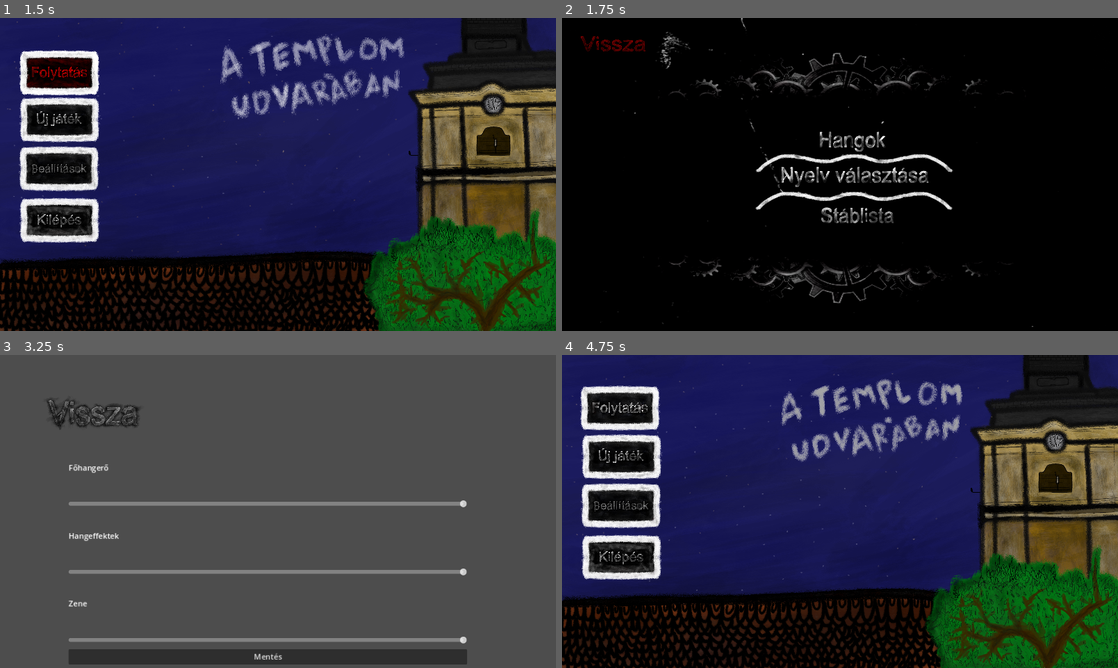
Above: before the commit, frames 1-4 (two rows, left to right).
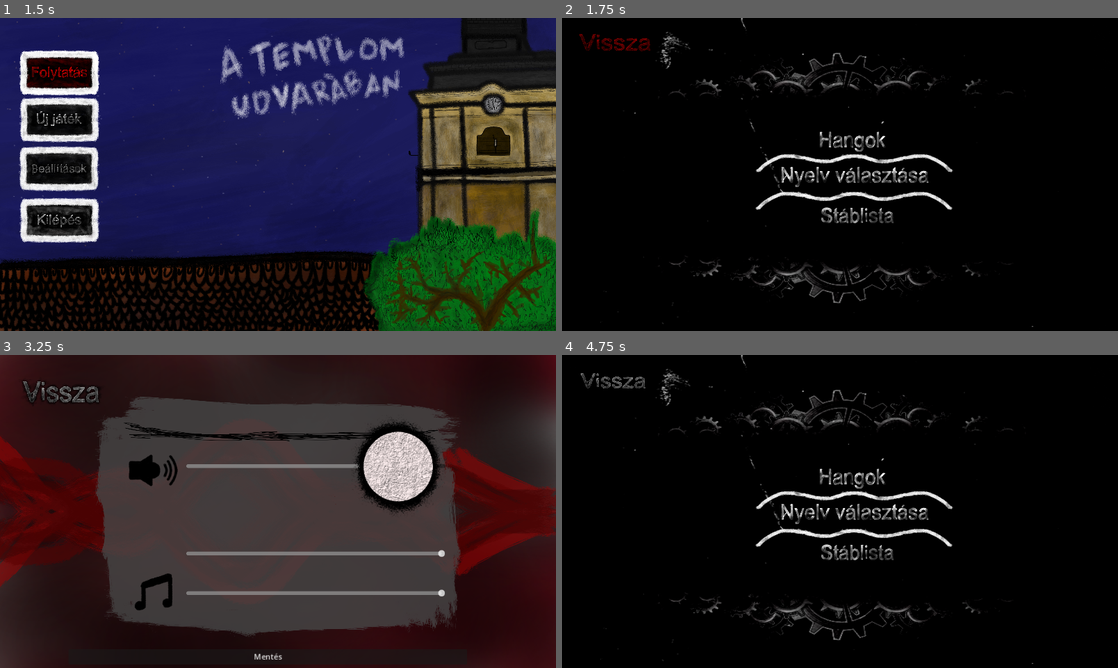
Above: after the commit, the same moments.

Repository: MotherFCKR54/The-Game
Game: Godot game, scene res://scenes/menü.tscn
The game is run twice, just before and just after one commit, with the same random seed, the same clock (stepped at 60 frames per second) and the same inputs.
Inputs (mouse positions are in pixels of both pictures, inside the frame that each line leads up to; where the layout moved, square brackets give the same spot in the first picture):
- Up to frame 1 (1.5 s): click (61, 168) at 0.5 s; click (61, 74) at 1.25 s
- Up to frame 2 (1.75 s): no input
- Up to frame 3 (3.25 s): click (289, 477) at 2 s; click (294, 555) at 2.75 s
- Up to frame 4 (4.75 s): click (628, 392) [656, 414] at 3.5 s; click "Mentés" at 4.25 s

Frame 1 is identical in both runs. In frame 2, 0.3% of the frame differs, in the area x 3-16%, y 5-11%; in frame 3, 63%; in frame 4, 81%, in the area x 0-100%, y 0-100%.

Commit message:
Hangok menü fix
Már csak jól kell kinéznie

Diff:
--- a/the-game/project.godot
+++ b/the-game/project.godot
@@ -16,7 +16,7 @@
 
 [audio]
 
-buses/default_bus_layout=""
+buses/default_bus_layout="res://Bus/Idk.tres"
 
 [display]
 
--- a/the-game/scenes/Hangok.tscn
+++ b/the-game/scenes/Hangok.tscn
@@ -1,20 +1,31 @@
-[gd_scene load_steps=9 format=3 uid="uid://bgaps5gh8kke"]
+[gd_scene load_steps=13 format=3 uid="uid://bgaps5gh8kke"]
 
 [ext_resource type="Script" path="res://scenes/hangok.gd" id="1_q5ig0"]
 [ext_resource type="Texture2D" uid="uid://cw8oryigrssbi" path="res://pictures/vissza1.png" id="1_wm3fr"]
 [ext_resource type="Script" path="res://scenes/vissza.gd" id="1_xr6c4"]
 [ext_resource type="AudioStream" uid="uid://1v5x41gphjy3" path="res://zenék/kurzor.mp3" id="2_kdflx"]
 [ext_resource type="Texture2D" uid="uid://104t868s8kmg" path="res://pictures/vissza2.png" id="2_nul0y"]
+[ext_resource type="Texture2D" uid="uid://cmsifvv3w8gbb" path="res://pictures/creditshatter.png" id="2_uj44b"]
 [ext_resource type="AudioStream" uid="uid://c83i1jqk88q4f" path="res://zenék/buttonpress.mp3" id="3_qt3go"]
 [ext_resource type="Script" path="res://scenes/audio_beállítások.gd" id="7_ogfy8"]
 [ext_resource type="Script" path="res://scenes/mentés.gd" id="8_rapbm"]
+[ext_resource type="Texture2D" uid="uid://ba3b1jc3jg5dn" path="res://pictures/hangeffektcrop.png" id="9_gkvl2"]
+[ext_resource type="Texture2D" uid="uid://dgs5aesj4j42t" path="res://pictures/zenekcrop.png" id="10_vgqil"]
+[ext_resource type="Texture2D" uid="uid://ciakdj4jftmjb" path="res://pictures/gombcrop.png" id="11_gxurx"]
 
 [node name="Hangok" type="Node2D"]
 script = ExtResource("1_q5ig0")
 
+[node name="HangokHáttér" type="Sprite2D" parent="."]
+position = Vector2(576, 324)
+scale = Vector2(0.6, 0.6)
+texture = ExtResource("2_uj44b")
+
 [node name="vissza" type="TextureButton" parent="."]
-offset_right = 402.0
-offset_bottom = 244.0
+offset_left = -39.0
+offset_top = -27.0
+offset_right = 307.0
+offset_bottom = 183.0
 texture_normal = ExtResource("1_wm3fr")
 texture_pressed = ExtResource("2_nul0y")
 texture_hover = ExtResource("2_nul0y")
@@ -25,9 +36,11 @@
 
 [node name="AudioStreamPlayer" type="AudioStreamPlayer" parent="."]
 stream = ExtResource("2_kdflx")
+bus = &"SFX"
 
 [node name="AudioStreamPlayer2" type="AudioStreamPlayer" parent="."]
 stream = ExtResource("3_qt3go")
+bus = &"SFX"
 
 [node name="AudioBeállítások" type="Control" parent="."]
 layout_mode = 3
@@ -47,26 +60,24 @@
 
 [node name="VBoxContainer" type="VBoxContainer" parent="AudioBeállítások"]
 layout_mode = 0
-offset_left = 142.0
-offset_top = 180.0
-offset_right = 968.0
-offset_bottom = 598.0
+offset_left = 386.0
+offset_top = 123.0
+offset_right = 923.0
+offset_bottom = 501.0
 
-[node name="Főhangerő" type="Label" parent="AudioBeállítások/VBoxContainer"]
-layout_mode = 2
-size_flags_vertical = 10
-text = "Főhangerő"
+[node name="Főhangerő" type="Sprite2D" parent="AudioBeállítások/VBoxContainer"]
+position = Vector2(-69, 116)
+texture = ExtResource("9_gkvl2")
 
 [node name="FőhangerőSlider" type="HSlider" parent="AudioBeállítások/VBoxContainer"]
 layout_mode = 2
 size_flags_vertical = 10
+theme_override_icons/grabber = ExtResource("11_gxurx")
+theme_override_icons/grabber_highlight = ExtResource("11_gxurx")
+theme_override_icons/grabber_disabled = ExtResource("11_gxurx")
+theme_override_icons/tick = ExtResource("11_gxurx")
 max_value = 1.0
 step = 0.05
-
-[node name="SFX" type="Label" parent="AudioBeállítások/VBoxContainer"]
-layout_mode = 2
-size_flags_vertical = 10
-text = "Hangeffektek"
 
 [node name="SFXSlider" type="HSlider" parent="AudioBeállítások/VBoxContainer"]
 layout_mode = 2
@@ -74,10 +85,9 @@
 max_value = 1.0
 step = 0.05
 
-[node name="Zene" type="Label" parent="AudioBeállítások/VBoxContainer"]
-layout_mode = 2
-size_flags_vertical = 10
-text = "Zene"
+[node name="Zene" type="Sprite2D" parent="AudioBeállítások/VBoxContainer"]
+position = Vector2(-67, 368)
+texture = ExtResource("10_vgqil")
 
 [node name="ZeneSlider" type="HSlider" parent="AudioBeállítások/VBoxContainer"]
 layout_mode = 2
@@ -86,6 +96,7 @@
 step = 0.05
 
 [connection signal="mouse_entered" from="vissza" to="vissza" method="_on_mouse_entered"]
+[connection signal="mouse_exited" from="vissza" to="vissza" method="_on_mouse_exited"]
 [connection signal="pressed" from="vissza" to="vissza" method="_on_pressed"]
 [connection signal="mouse_entered" from="AudioBeállítások/Mentés" to="AudioBeállítások/Mentés" method="_on_mouse_entered"]
 [connection signal="pressed" from="AudioBeállítások/Mentés" to="." method="_on_mentés_pressed"]
--- a/the-game/scenes/beallitas.gd
+++ b/the-game/scenes/beallitas.gd
@@ -28,17 +28,6 @@
 func _on_stáblista_mouse_entered() -> void:
 	$"../AudioStreamPlayer2".play()
 
-
-func _on_v_issza_pressed() -> void:
-	$"../AudioStreamPlayer".play()
-	await get_tree().create_timer(1).timeout
-	get_tree().change_scene_to_file("res://scenes/menü.tscn")
-
-
-func _on_v_issza_mouse_entered() -> void:
-	$"../AudioStreamPlayer2".play()
-
-
 func _on_hangok_pressed() -> void:
 	$"../AudioStreamPlayer".play()
 	await get_tree().create_timer(1).timeout
@@ -46,3 +35,19 @@
 
 func _on_hangok_mouse_entered() -> void:
 	$"../AudioStreamPlayer2".play()
+
+func _on_v_issza_pressed() -> void:
+	$"../AudioStreamPlayer".play()
+	await get_tree().create_timer(1).timeout
+	get_tree().change_scene_to_file("res://scenes/menü.tscn")
+
+func _on_v_issza_mouse_entered() -> void:
+	$"../AudioStreamPlayer2".play()
+	$"../VIssza".scale *= 1.1
+	$"../VIssza".position.x -= 10
+	$"../VIssza".position.y -= 10
+
+func _on_mouse_exited() -> void:
+	$"../VIssza".scale /= 1.1
+	$"../VIssza".position.x += 10
+	$"../VIssza".position.y += 10
--- a/the-game/scenes/beállítások.tscn
+++ b/the-game/scenes/beállítások.tscn
@@ -21,6 +21,7 @@
 scale = Vector2(1.82567, 1.296)
 stream = ExtResource("1_gj2jl")
 autoplay = true
+bus = &"Music"
 parameters/looping = true
 
 [node name="Beallitasokhatter" type="Sprite2D" parent="."]
@@ -81,9 +82,11 @@
 
 [node name="AudioStreamPlayer" type="AudioStreamPlayer" parent="."]
 stream = ExtResource("6_caugx")
+bus = &"SFX"
 
 [node name="AudioStreamPlayer2" type="AudioStreamPlayer" parent="."]
 stream = ExtResource("7_2jqnw")
+bus = &"SFX"
 
 [connection signal="mouse_entered" from="Hangok" to="Hangok" method="_on_mouse_entered"]
 [connection signal="mouse_entered" from="Hangok" to="Hangok" method="_on_hangok_mouse_entered"]
@@ -94,4 +97,5 @@
 [connection signal="mouse_entered" from="Stáblista" to="Hangok" method="_on_stáblista_mouse_entered"]
 [connection signal="pressed" from="Stáblista" to="Hangok" method="_on_stáblista_pressed"]
 [connection signal="mouse_entered" from="VIssza" to="Hangok" method="_on_v_issza_mouse_entered"]
+[connection signal="mouse_exited" from="VIssza" to="VIssza" method="_on_mouse_exited"]
 [connection signal="pressed" from="VIssza" to="Hangok" method="_on_v_issza_pressed"]
--- a/the-game/scenes/credits.tscn
+++ b/the-game/scenes/credits.tscn
@@ -82,6 +82,7 @@
 scale = Vector2(0.147465, 0.178796)
 stream = ExtResource("1_j3m1a")
 autoplay = true
+bus = &"Music"
 parameters/looping = true
 
 [node name="VideoStreamPlayer" type="VideoStreamPlayer" parent="."]
@@ -138,12 +139,15 @@
 
 [node name="AudioStreamPlayer" type="AudioStreamPlayer" parent="."]
 stream = ExtResource("6_0ihh2")
+bus = &"SFX"
 
 [node name="AudioStreamPlayer2" type="AudioStreamPlayer" parent="."]
 stream = ExtResource("7_2nyb6")
+bus = &"SFX"
 
 [node name="AudioStreamPlayer3" type="AudioStreamPlayer" parent="."]
 stream = ExtResource("14_njlo3")
+bus = &"SFX"
 
 [node name="AnimationPlayer" type="AnimationPlayer" parent="."]
 libraries = {
--- a/the-game/scenes/game.tscn
+++ b/the-game/scenes/game.tscn
@@ -58,16 +58,3 @@
 tile_set = SubResource("TileSet_q4f81")
 format = 2
 layer_0/tile_data = PackedInt32Array(2293760, 2097152, 17, 2293761, 2162688, 17, 2293762, 2228224, 17, 2293763, 2293760 …(1501 unchanged characters)…
-
-[node name="CharacterBody2D" parent="."]
-_import_path = NodePath("")
-unique_name_in_owner = false
-process_mode = 0
-process_priority = 0
-process_physics_priority = 0
-process_thread_group = 0
-physics_interpolation_mode = 0
-auto_translate_mode = 0
-editor_description = ""
-position = Vector2(207, 468)
-script = null
--- a/the-game/scenes/menü.tscn
+++ b/the-game/scenes/menü.tscn
@@ -61,6 +61,7 @@
 
 [node name="háttérzene" type="AudioStreamPlayer2D" parent="."]
 stream = ExtResource("4_odhoa")
+bus = &"Music"
 parameters/looping = true
 
 [node name="AnimatedSprite2D2" type="AnimatedSprite2D" parent="."]
@@ -128,9 +129,11 @@
 
 [node name="egerravitel" type="AudioStreamPlayer" parent="."]
 stream = ExtResource("6_0e3wx")
+bus = &"SFX"
 
 [node name="kattintas" type="AudioStreamPlayer" parent="."]
 stream = ExtResource("18_umns8")
+bus = &"SFX"
 
 [connection signal="ready" from="." to="Play" method="_on_menü_ready"]
 [connection signal="mouse_entered" from="Play" to="Play" method="_on_mouse_entered"]
--- a/the-game/scenes/vissza.gd
+++ b/the-game/scenes/vissza.gd
@@ -3,15 +3,15 @@
 func _on_pressed() -> void:
 	$"../AudioStreamPlayer".play()
 	await get_tree().create_timer(1).timeout
-	get_tree().change_scene_to_file("res://scenes/menü.tscn")
+	get_tree().change_scene_to_file("res://scenes/beállítások.tscn")
 
 func _on_mouse_entered() -> void:
 	$"../AudioStreamPlayer2".play()
 	scale *= 1.1
-	position.x -= 5
-	position.y -= 4
+	position.x -= 10
+	position.y -= 10
 
 func _on_mouse_exited() -> void:
 	scale /= 1.1
-	position.x += 5
-	position.y += 4
+	position.x += 10
+	position.y += 10
